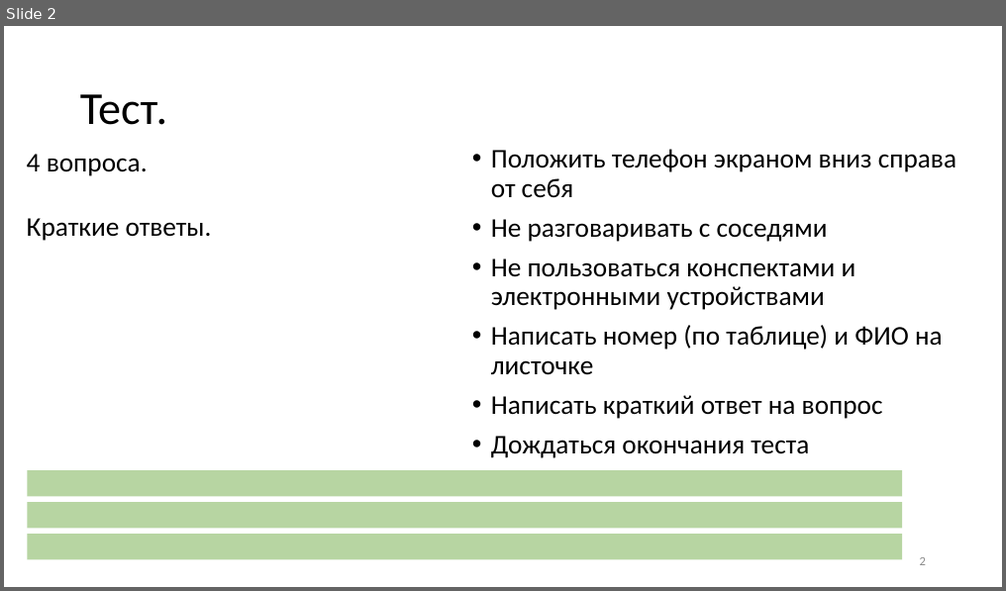
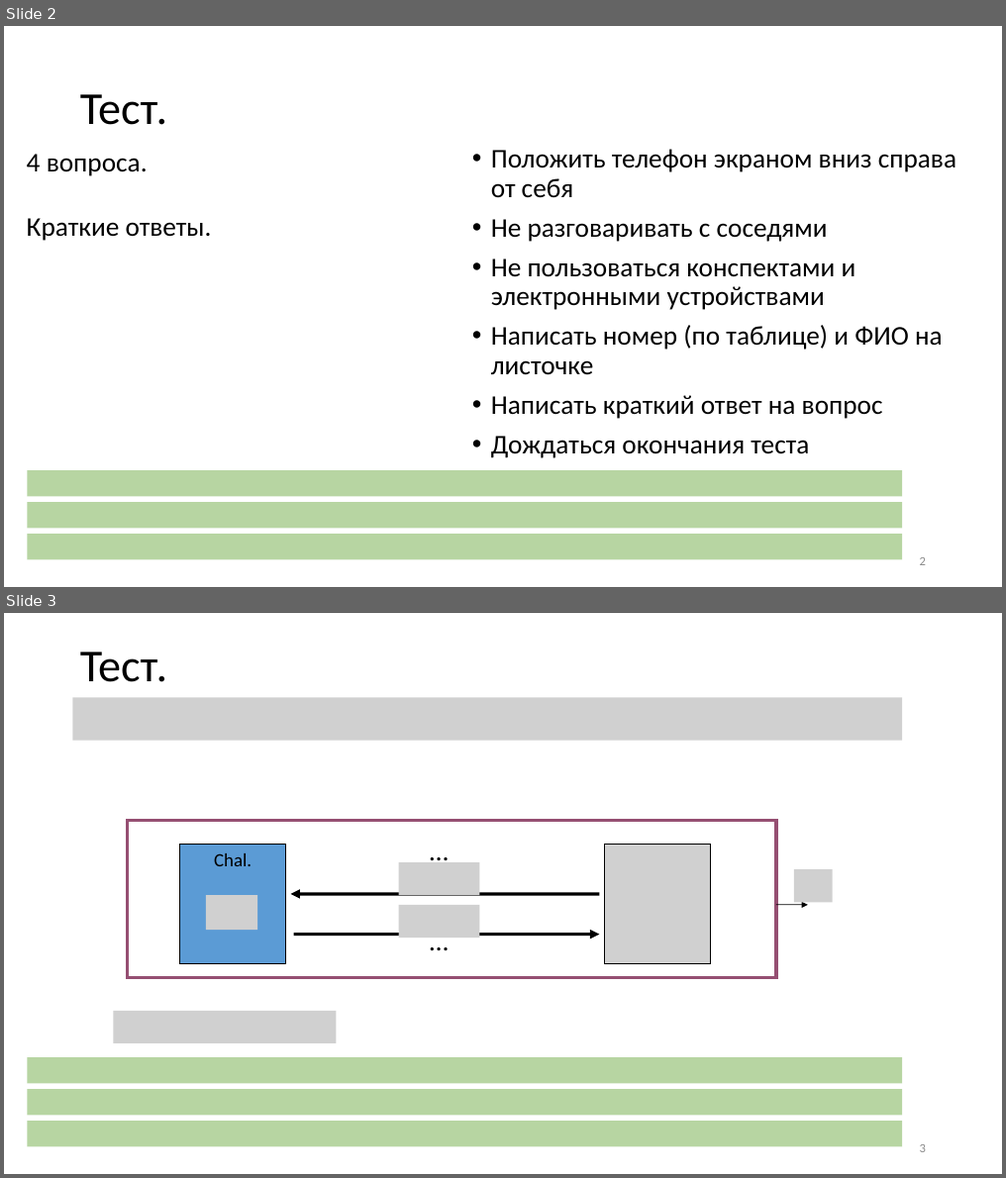
Before and after one commit to CryptoCourse/CryptoLectures, a slide deck: Lectures/Lecture10.pptx. Shown one above the other, each under a label of ours: slide 2 before the commit, slides 2 and 3 after it. The pictures are 1006x591 and 1006x1178 pixels, drawn with LibreOffice and Linux fonts; fonts in the diff are those of the drawing; grey boxes stand for pictures. Boxes give left, top, right and bottom in pixels: in the first picture for what was removed or moved away, otherwise in the second. Text is boxed around its words. In the diff, an @@ line names an element or a change of style, - is before the commit and + after.

```diff
--- a/Lectures/Lecture10.pptx
+++ b/Lectures/Lecture10.pptx
@@ slide 3 added at [4, 613, 1002, 1174], background #FFFFFF @@
@@ title added at [80, 652, 167, 682], 44 pt, text #000000 @@
+Тест.
@@ picture added at [73, 697, 902, 741] @@
@@ rectangle added at [128, 820, 776, 977], outline #954F72 3 pt @@
@@ rectangle added at [180, 845, 286, 963], fill #5B9BD5, outline #000000 0.75 pt, 18 pt, text #000000 @@
+Chal.
@@ text added at [423, 830, 456, 870], 26 pt, text #000000 @@
+…
@@ picture added at [604, 845, 711, 963] @@
@@ picture added at [399, 862, 479, 895] @@
@@ picture added at [794, 869, 833, 903] @@
@@ picture added at [206, 895, 257, 930] @@
@@ arrow added from (599, 894) to (291, 894), #000000 3 pt @@
@@ picture added at [399, 905, 479, 938] @@
@@ arrow added from (776, 905) to (808, 905), #000000 0.75 pt @@
@@ arrow added from (294, 934) to (599, 934), #000000 3 pt @@
@@ text added at [423, 921, 456, 961], 26 pt, text #000000 @@
+…
@@ picture added at [113, 1011, 337, 1045] @@
@@ rectangle added at [27, 1058, 902, 1084], fill #70AD47 at 50% opacity @@
@@ rectangle added at [27, 1089, 902, 1115], fill #70AD47 at 50% opacity @@
@@ rectangle added at [27, 1121, 902, 1148], fill #70AD47 at 50% opacity @@
@@ page number added at [920, 1145, 926, 1153], 12 pt, text #8C8C8C @@
+3
```
Also in this commit, not shown: 3 slides changed, 1 other slide added, 1 other file.
